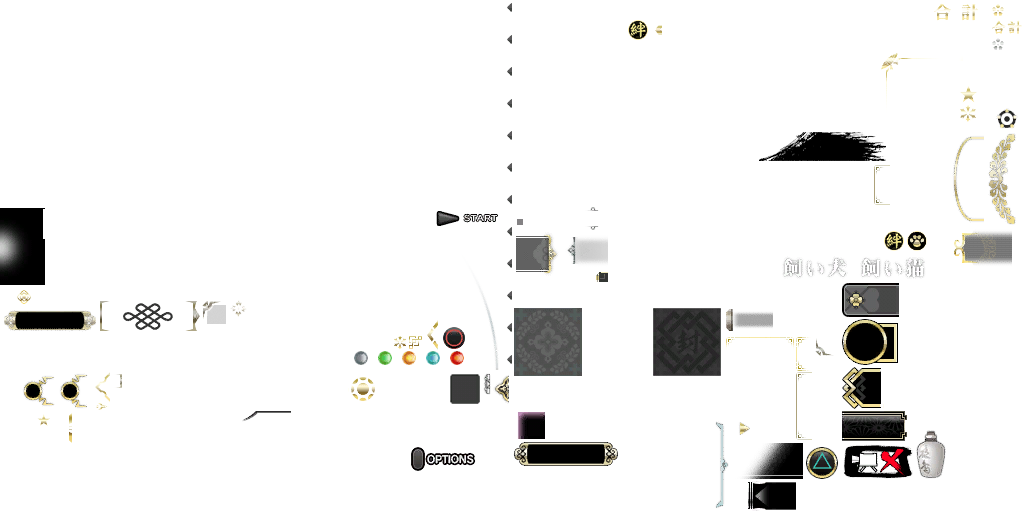
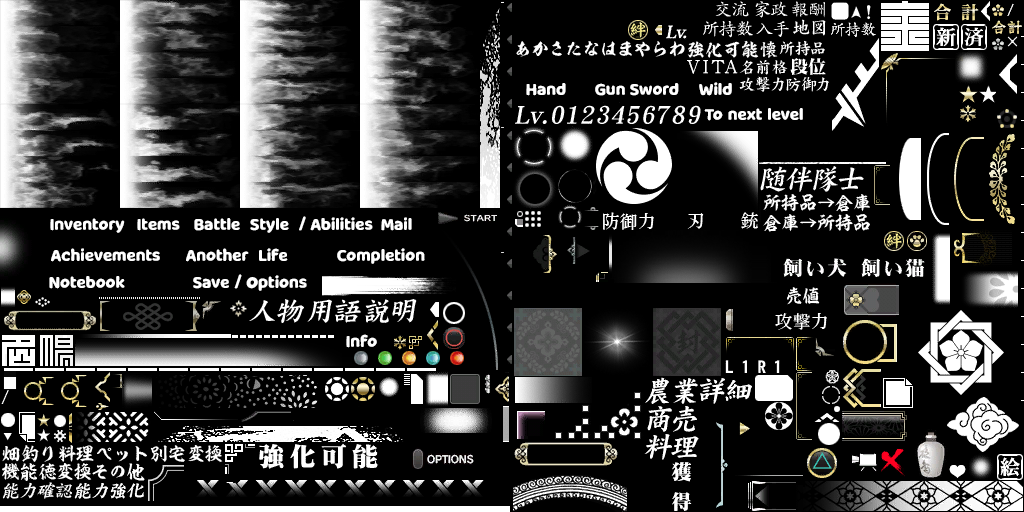
Layer changes from the first (1024, 512) image to the second:
added group "other_jp" with 2 layers above "other_en" over [343, 105, 811, 350]
added group "other_en" with 1 layers above "pause buttons eng" over [346, 334, 377, 348]
added layer "Info" in group "other_en" over [346, 334, 377, 348]
added layer "To next level" (2nd of 2, in "pause buttons eng") in group "pause buttons eng" over [704, 108, 803, 121]
showed group "abilities_jp" (6 layers) over [2, 58, 826, 499]
added layer "Layer 13" in group "abilities_jp" over [2, 482, 72, 499]
added layer "Layer 7" in group "abilities_jp" over [790, 58, 826, 75]
painted on "Mip 0" over [2, 1, 826, 499]
showed "Color Fill 1" over [0, 0, 1024, 512]